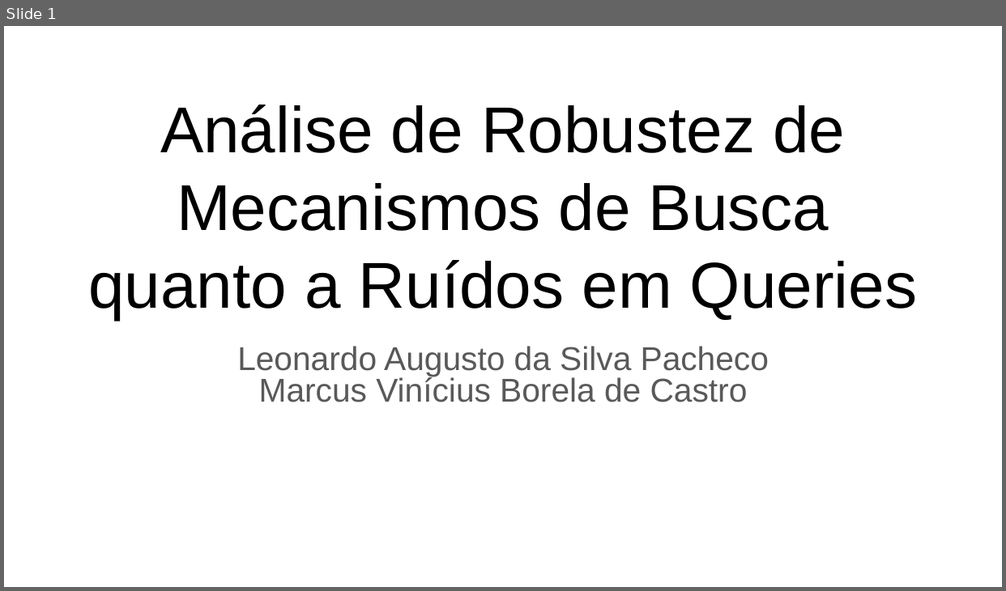
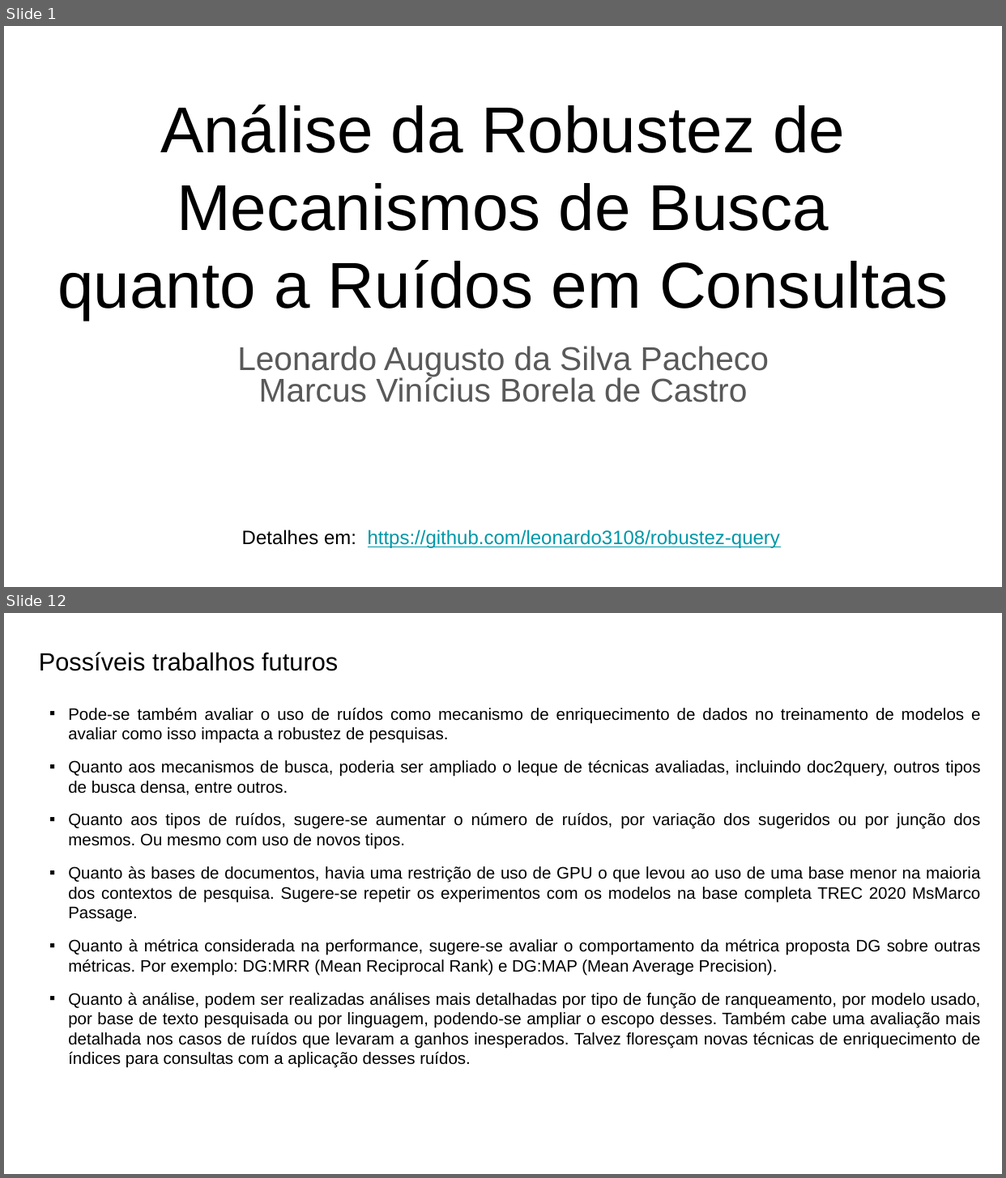
Before and after one commit to leonardo3108/robustez-query, a slide deck: docs/presentations/Apresentação final - 20211209.pptx. Shown one above the other, each under a label of ours: slide 1 before the commit, slides 1 and 12 after it; the slides between them are not shown. The pictures are 1006x591 and 1006x1178 pixels, drawn with LibreOffice and Linux fonts; fonts in the diff are those of the drawing. Boxes give left, top, right and bottom in pixels: in the first picture for what was removed or moved away, otherwise in the second. Text is boxed around its words. In the diff, an @@ line names an element or a change of style, - is before the commit and + after.

```diff
--- a/docs/presentations/Apresentação final - 20211209.pptx
+++ b/docs/presentations/Apresentação final - 20211209.pptx
@@ slide 12 added at bbox=[4, 613, 1002, 1174], background #FFFFFF @@
@@ title added at bbox=[39, 652, 338, 671], 18 pt, text #000000 @@
+Possíveis trabalhos futuros
@@ text added at bbox=[68, 708, 981, 1068], 12 pt, text #000000 @@
+▪ Pode-se também avaliar o uso de ruídos como mecanismo de enriquecimento de dados no treinamento de modelos e avaliar como isso impacta a robustez de pesquisas.
+▪ Quanto aos mecanismos de busca, poderia ser ampliado o leque de técnicas avaliadas, incluindo doc2query, outros tipos de busca densa, entre outros.
+▪ Quanto aos tipos de ruídos, sugere-se aumentar o número de ruídos, por variação dos sugeridos ou por junção dos mesmos. Ou mesmo com uso de novos tipos.
+▪ Quanto às bases de documentos, havia uma restrição de uso de GPU o que levou ao uso de uma base menor na maioria dos contextos de pesquisa. Sugere-se repetir os experimentos com os modelos na base completa TREC 2020 MsMarco Passage.
+▪ Quanto à métrica considerada na performance, sugere-se avaliar o comportamento da métrica proposta DG sobre outras métricas. Por exemplo: DG:MRR (Mean Reciprocal Rank) e DG:MAP (Mean Average Precision).
+▪ Quanto à análise, podem ser realizadas análises mais detalhadas por tipo de função de ranqueamento, por modelo usado, por base de texto pesquisada ou por linguagem, podendo-se ampliar o escopo desses. Também cabe uma avaliação mais detalhada nos casos de ruídos que levaram a ganhos inesperados. Talvez floresçam novas técnicas de enriquecimento de índices para consultas com a aplicação desses ruídos.
@@ slide 1 changed as well @@
@@ title at bbox=[57, 105, 948, 320]: text changed @@
-Análise de Robustez de Mecanismos de Busca
-quanto a Ruídos em Queries
+Análise da Robustez de Mecanismos de Busca
+quanto a Ruídos em Consultas
@@ text added at bbox=[242, 530, 780, 548], 14 pt, text #0097A7, underline @@
+Detalhes em: https://github.com/leonardo3108/robustez-query
```
Also in this commit, not shown: 1 other slide changed, 10 other slides added, 30 slides removed.
